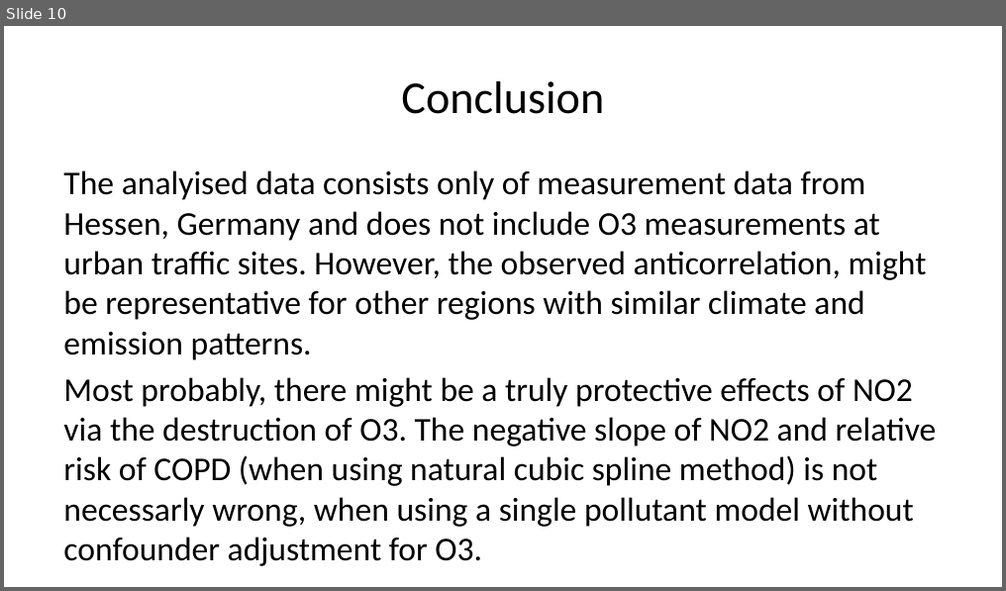
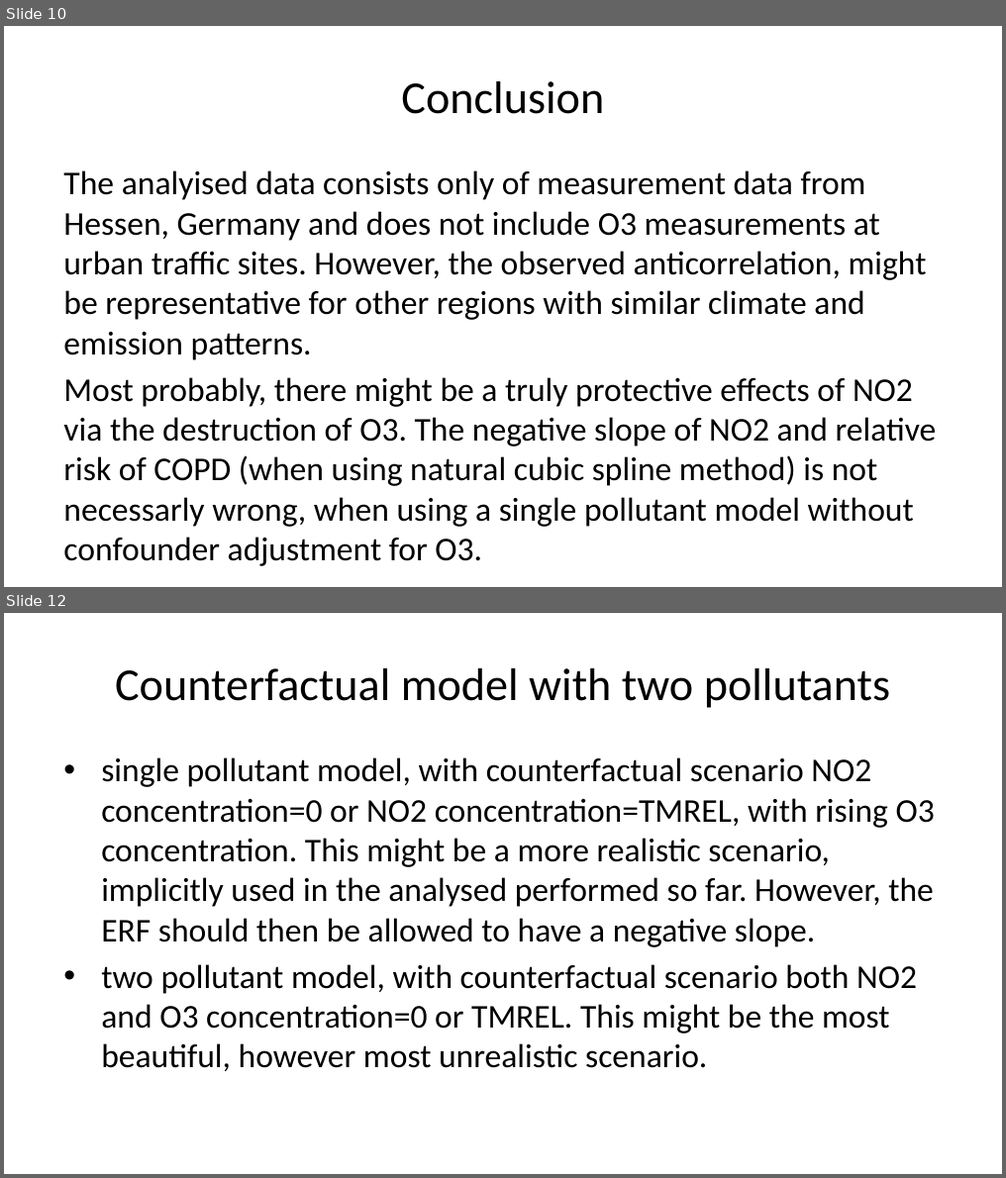
Before and after one commit to Ma-Loma/Antikor, a slide deck: VglO3NO2.pptx. Shown one above the other, each under a label of ours: slide 10 before the commit, slides 10 and 12 after it; the slides between them are not shown. The pictures are 1006x591 and 1006x1178 pixels, drawn with LibreOffice and Linux fonts; fonts in the diff are those of the drawing. Boxes give left, top, right and bottom in pixels: in the first picture for what was removed or moved away, otherwise in the second. Text is boxed around its words. In the diff, an @@ line names an element or a change of style, - is before the commit and + after.

```diff
--- a/VglO3NO2.pptx
+++ b/VglO3NO2.pptx
@@ slide 12 added at [4,613,1002,1174], background #FFFFFF @@
@@ title added at [115,668,890,708], 33 pt, text #000000 @@
+Counterfactual model with two pollutants
@@ text added at [101,758,935,1071], 24 pt, text #000000 @@
+• single pollutant model, with counterfactual scenario NO2 concentration=0 or NO2 concentration=TMREL, with rising O3 concentration. This might be a more realistic scenario, implicitly used in the analysed performed so far. However, the ERF should then be allowed to have a negative slope.
+• two pollutant model, with counterfactual scenario both NO2 and O3 concentration=0 or TMREL. This might be the most beautiful, however most unrealistic scenario.
```
Also in this commit, not shown: 5 slides changed, 2 other slides added, 2 slides removed, 3 other files.
